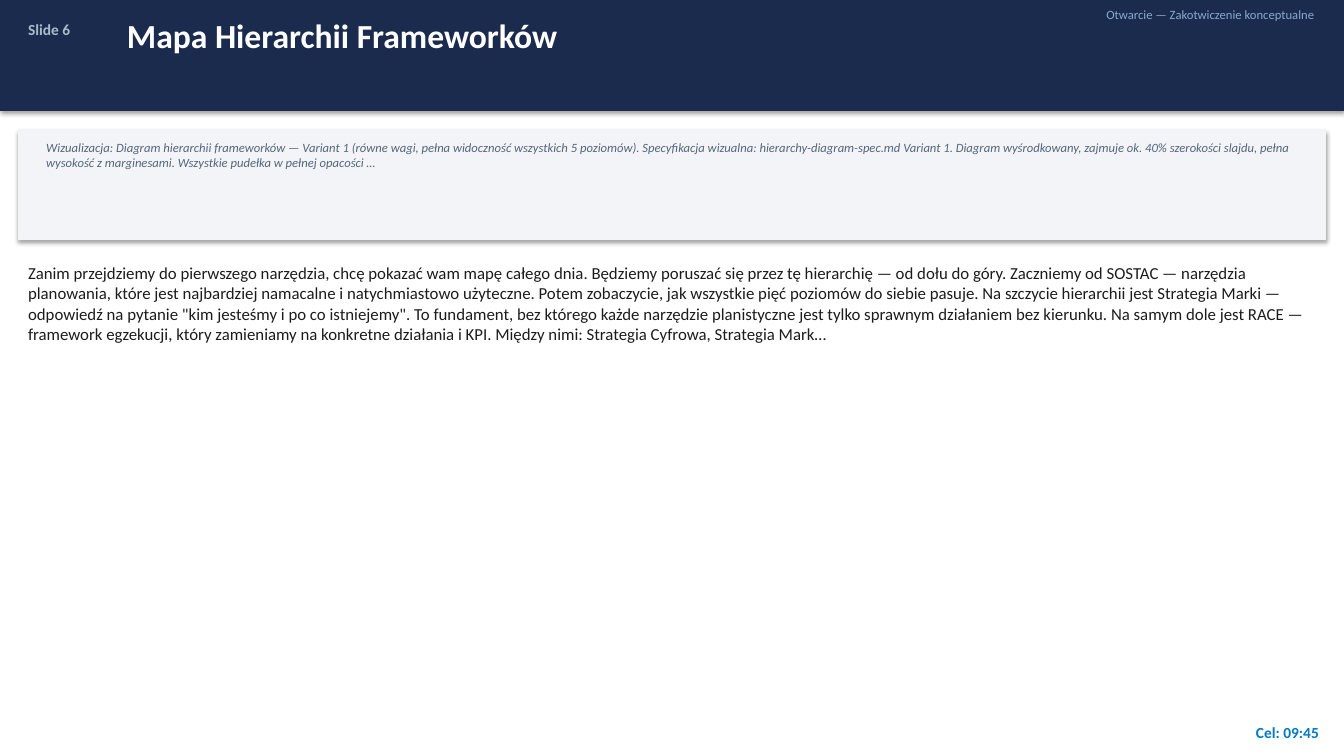
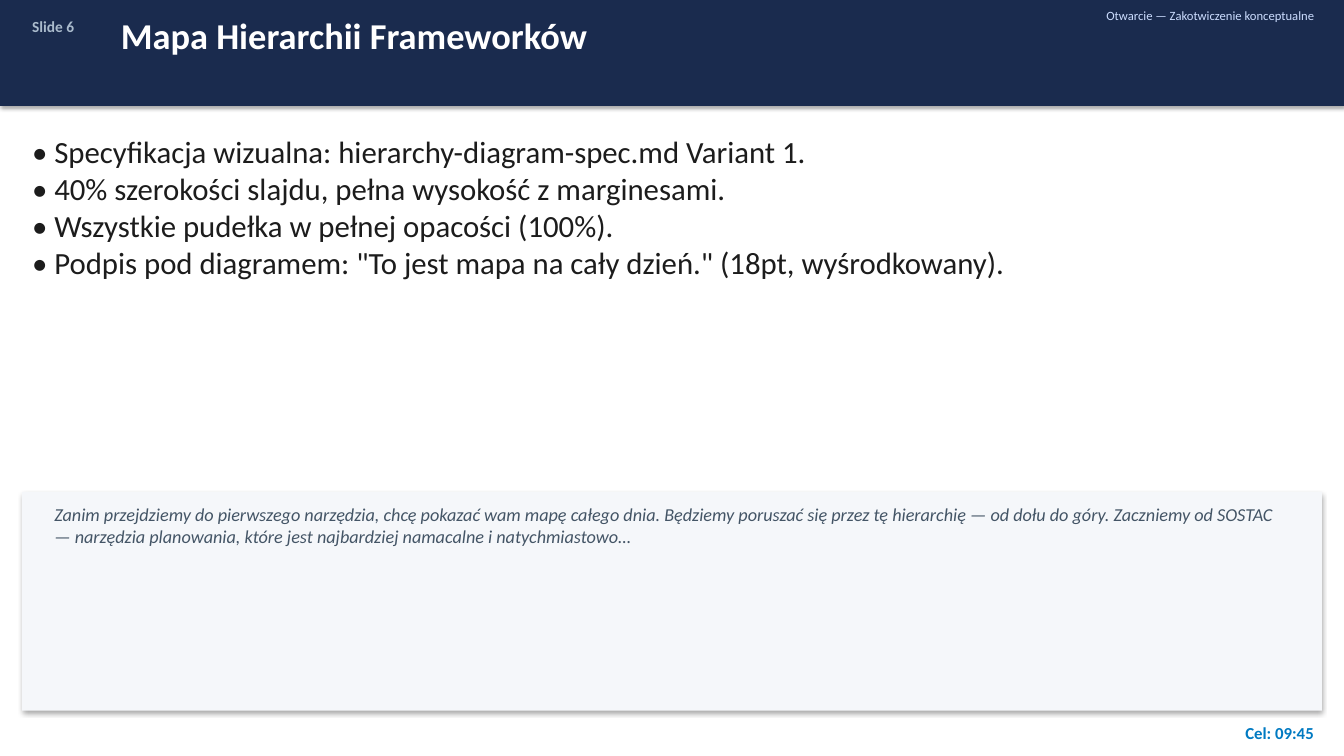
Before and after one commit to porwisz/marketing-zajecia, a slide deck: slide 6 of course-materials/Strategia_Marketingu_Cyfrowego.pptx. Drawn at 1344x756 pixels with LibreOffice and Linux fonts; fonts in the diff are those of the drawing. Boxes give left, top, right and bottom in pixels: in the first picture for what was removed or moved away, otherwise in the second. Text is boxed around its words. In the diff, an @@ line names an element or a change of style, - is before the commit and + after.

```diff
--- a/course-materials/Strategia_Marketingu_Cyfrowego.pptx
+++ b/course-materials/Strategia_Marketingu_Cyfrowego.pptx
@@ rectangle: place and size @@
-rectangle at bbox=[0, 0, 1344, 111]
+rectangle at bbox=[0, 0, 1344, 106]
@@ text "Slide 6": place and size @@
-text "Slide 6" at bbox=[28, 24, 70, 35]
+text "Slide 6" at bbox=[32, 21, 74, 32]
@@ text "Mapa Hierarchii Frameworków" at bbox=[121, 23, 587, 55]: size 24 to 26 pt @@
@@ text "Otwarcie — Zakotwiczenie konceptualne" at bbox=[1106, 11, 1314, 22]: text colour #88AACC to #CCDDFF @@
@@ rectangle removed at bbox=[18, 129, 1326, 240] @@
@@ text at bbox=[54, 141, 1004, 280]: text changed; size 9 to 22 pt; text colour #55657A to #1C1C1C; italic off @@
-Wizualizacja: Diagram hierarchii frameworków — Variant 1 (równe wagi, pełna widoczność wszystkich 5 poziomów). Specyfikacja wizualna: hierarchy-diagram-spec.md Variant 1. Diagram wyśrodkowany, zajmuje ok. 40% szerokości slajdu, pełna wysokość z marginesami. Wszystkie pudełka w pełnej opacości …
+• Specyfikacja wizualna: hierarchy-diagram-spec.md Variant 1.
+• 40% szerokości slajdu, pełna wysokość z marginesami.
+• Wszystkie pudełka w pełnej opacości (100%).
+• Podpis pod diagramem: "To jest mapa na cały dzień." (18pt, wyśrodkowany).
@@ rectangle added at bbox=[22, 492, 1322, 711], fill #F5F7FA @@
@@ text at bbox=[54, 508, 1272, 546]: text changed; size 12 to 13 pt; text colour #1C1C1C to #445566; italic on @@
-Zanim przejdziemy do pierwszego narzędzia, chcę pokazać wam mapę całego dnia. Będziemy poruszać się przez tę hierarchię — od dołu do góry. Zaczniemy od SOSTAC — narzędzia planowania, które jest najbardziej namacalne i natychmiastowo użyteczne. Potem zobaczycie, jak wszystkie pięć poziomów do siebie pasuje. Na szczycie hierarchii jest Strategia Marki — odpowiedź na pytanie "kim jesteśmy i po co istniejemy". To fundament, bez którego każde narzędzie planistyczne jest tylko sprawnym działaniem bez kierunku. Na samym dole jest RACE — framework egzekucji, który zamieniamy na konkretne działania i KPI. Między nimi: Strategia Cyfrowa, Strategia Mark…
+Zanim przejdziemy do pierwszego narzędzia, chcę pokazać wam mapę całego dnia. Będziemy poruszać się przez tę hierarchię — od dołu do góry. Zaczniemy od SOSTAC — narzędzia planowania, które jest najbardziej namacalne i natychmiastowo…
@@ text "Cel: 09:45": place and size @@
-text "Cel: 09:45" at bbox=[1256, 727, 1318, 738]
+text "Cel: 09:45" at bbox=[1245, 727, 1314, 739]
@@ text "Cel: 09:45" at bbox=[1245, 727, 1314, 739]: size 11 to 12 pt @@
```
Also in this commit, not shown: 81 other slides changed, 3 slides added, 3 slides removed, 1 other file.
